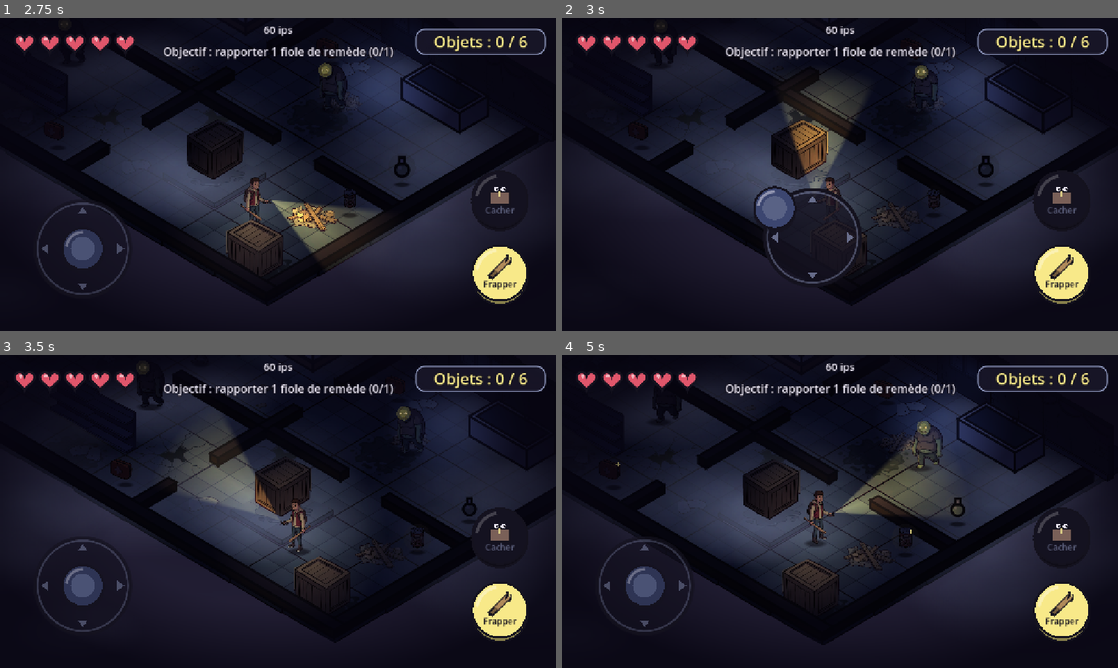
Above: before the commit, frames 1-4 (two rows, left to right).
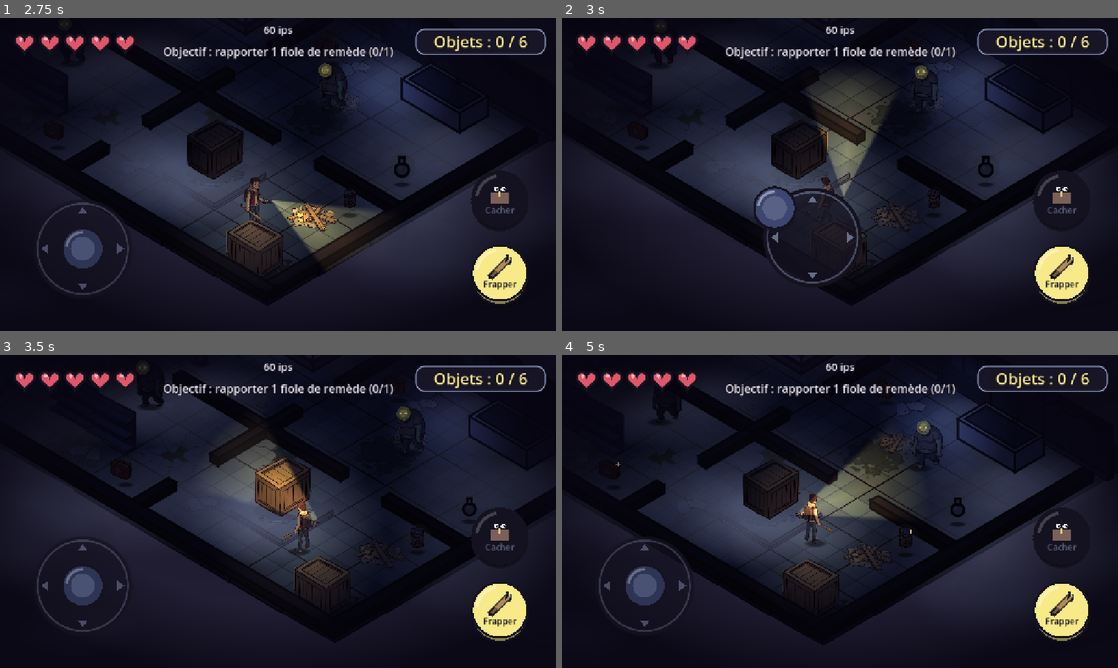
Above: after the commit, the same moments.

Repository: Krocky/zombie-escape
Game: Godot game, scene res://scenes/lieux/maison.tscn
The game is run twice, just before and just after one commit, with the same random seed, the same clock (stepped at 60 frames per second) and the same inputs. This scene is started directly instead of the project's main scene.
Inputs (mouse positions are in pixels of both pictures, inside the frame that each line leads up to):
- Up to frame 1 (2.75 s): move the mouse to (400, 158) at 0.52 s; click (400, 158) at 0.67 s; drag from (166, 190) to (250, 237) at 1.27 s; move the mouse to (333, 105) at 2.02 s; click (333, 105) at 2.17 s
- Up to frame 2 (3 s): drag from (812, 237) to (673, 127) at 2.77 s
- Up to frame 3 (3.5 s): no input
- Up to frame 4 (5 s): move the mouse to (1006, 558) at 3.52 s; click (1006, 558) at 3.67 s; drag from (673, 464) to (756, 433) at 4.27 s

Frame 1 is identical in both runs. In frame 2, 2.8% of the frame differs, in the area x 39-60%, y 20-60%; in frame 3, 3.6%; in frame 4, 3.8%, in the area x 42-72%, y 24-61%.

Commit message:
Héros : poses de dos V3 quand il regarde vers le haut, lampe dans la main gauche
Images.v3_animation prend <perso>_back_iddle / _back_walk_a / _back_walk_b
(retournées pour la gauche) quand le regard monte à l'écran ; le coup garde
la pose de profil. v3_lampe cherche la torche à gauche sur ces poses.
Test test_o, imports Godot des images V3, CLAUDE.md.

Co-Authored-By: Claude Opus 5.5 <noreply@anthropic.com>
Claude-Session: https://claude.ai/code/session_016qzeDZgYzweqB8pZS9Bzif

Diff:
--- a/scripts/heros.gd
+++ b/scripts/heros.gd
@@ -1,7 +1,7 @@
 extends CharacterBody2D
 ## Le héros : capuche, sac à dos, batte, lampe torche.
 ## Origine = aux pieds (coordonnées monde). Affichage isométrique dans le calque Vue : images V3 du héros
-## choisi (Partie.perso() : immobile, marche, coup de batte ; retournées pour la gauche), sinon sprites V2
+## choisi (Partie.perso() : immobile, marche, coup de batte, de dos vers le haut ; retournées pour la gauche), sinon sprites V2
 ## (4 directions en diagonale, 3 poses de marche), dessin en code si une image manque.
 
 ## La batte frappe : le niveau décide quels zombies sont touchés.
@@ -191,9 +191,9 @@
 	var main := Vector2(regard.x * 30.0, -60.0)
 	var anim := _anim_v3()
 	if anim["nom"] != "":
-		# Images V3 : la lampe est le pixel le plus à droite à hauteur de main
+		# Images V3 : la lampe est le pixel le plus à droite à hauteur de main (le plus à gauche de dos)
 		var v3: String = anim["nom"]
-		main = Images.v3_point(v3, Images.v3_lampe(v3), anim["decalage"], ECHELLE, regard.x < 0.0)
+		main = Images.v3_point(v3, Images.v3_lampe(v3, anim["dos"]), anim["decalage"], ECHELLE, regard.x < 0.0)
 	elif Images.existe(nom):
 		# La lampe est le point le plus à droite de l'image (ancre droite)
 		var a := Images.ancres(nom)
@@ -205,9 +205,10 @@
 	_vue.queue_redraw()
 
 
-## Pose V3 du héros choisi (nom "" s'il n'a pas d'images V3).
+## Pose V3 du héros choisi (nom "" s'il n'a pas d'images V3) ; de dos s'il regarde vers le haut de l'écran.
 func _anim_v3() -> Dictionary:
-	return Images.v3_animation(_perso, _temps, _temps > 0.0, _pose_attaque > 0.0)
+	var dos := Iso.direction_ecran(_regard).y < -0.1
+	return Images.v3_animation(_perso, _temps, _temps > 0.0, _pose_attaque > 0.0, Images.CADENCE_V3, dos)
 
 
 ## Nom de l'image V2 à afficher selon la direction (face ou dos) et la marche.
--- a/scripts/images.gd
+++ b/scripts/images.gd
@@ -158,17 +158,20 @@
 	return Vector2(a[0], a[1])
 
 
-## Lampe torche : le pixel visible le plus à droite, à hauteur de main (entre 35 et 65 % de la hauteur).
-func v3_lampe(nom: String) -> Vector2:
-	if not _v3_lampes.has(nom):
+## Lampe torche : le pixel visible le plus à droite (le plus à gauche si « gauche », poses de dos),
+## à hauteur de main (entre 35 et 65 % de la hauteur).
+func v3_lampe(nom: String, gauche := false) -> Vector2:
+	var cle := nom + (":gauche" if gauche else "")
+	if not _v3_lampes.has(cle):
 		var image := v3_texture(nom).get_image()
 		var t := v3_taille(nom)
-		var lampe := Vector2(t.x, t.y * 0.5)
+		var lampe := Vector2(0.0 if gauche else t.x, t.y * 0.5)
 		if image:
 			if image.is_compressed():
 				image.decompress()
 			var trouve := false
-			for x in range(int(t.x) - 1, -1, -1):
+			var colonnes: Array = range(int(t.x)) if gauche else range(int(t.x) - 1, -1, -1)
+			for x in colonnes:
 				for y in range(int(t.y * 0.35), int(t.y * 0.65)):
 					if image.get_pixel(x, y).a > 0.5:
 						lampe = Vector2(x, y)
@@ -176,8 +179,8 @@
 						break
 				if trouve:
 					break
-		_v3_lampes[nom] = lampe
-	return _v3_lampes[nom]
+		_v3_lampes[cle] = lampe
+	return _v3_lampes[cle]
 
 
 ## Yeux jaunes (zombie) : rectangle des pixels jaunes vifs dans le tiers haut de l'image.
@@ -241,11 +244,18 @@
 const INCLINAISON_V3 := 0.07    # inclinaison du rebond (radians, ~4°)
 
 
-## {"nom": pose à dessiner ("" si le personnage n'a pas d'image V3), "decalage": Vector2, "angle": float}
-func v3_animation(perso: String, temps: float, marche: bool, attaque := false, cadence := CADENCE_V3) -> Dictionary:
-	var anim := {"nom": v3_pose(perso, "idle"), "decalage": Vector2.ZERO, "angle": 0.0}
+## « dos » : il regarde vers le haut de l'écran ; poses <perso>_back_* (immobile, walk_a / walk_b) si elles
+## existent toutes, sinon les poses habituelles. Le coup garde la pose de profil.
+## {"nom": pose à dessiner ("" si le personnage n'a pas d'image V3), "decalage": Vector2, "angle": float,
+##  "dos": bool (pose de dos : lampe dans la main gauche de l'image)}
+func v3_animation(perso: String, temps: float, marche: bool, attaque := false, cadence := CADENCE_V3, dos := false) -> Dictionary:
+	var anim := {"nom": v3_pose(perso, "idle"), "decalage": Vector2.ZERO, "angle": 0.0, "dos": false}
 	if attaque and v3_pose(perso, "attack") != "":
 		anim["nom"] = v3_pose(perso, "attack")
+		return anim
+	if dos and v3_pose(perso + "_back", "idle") != "" and v3_marche(perso + "_back").size() == 2:
+		anim["dos"] = true
+		anim["nom"] = v3_marche(perso + "_back")[int(temps * cadence) % 2] if marche else v3_pose(perso + "_back", "idle")
 		return anim
 	if not marche or anim["nom"] == "":
 		return anim
--- /dev/null
+++ b/tests/test_o.gd
@@ -0,0 +1,100 @@
+extends SceneTree
+## Poses de dos (images V3) : héros et héroïne qui montent (haut, haut-gauche, haut-droite), descendent,
+## s'arrêtent face au haut ; lampe dans la main gauche de l'image ; coup de batte de profil même vers le haut ;
+## sans pose de dos complète : poses habituelles.
+var g := 0
+var skins := ["heros", "heroine"]
+var i := 0
+var h
+var images
+var poses := {}
+var ancienne = null    # scène à remplacer
+
+
+func _initialize():
+	images = root.get_node("Images")
+	_charger()
+
+
+func _charger():
+	var partie = root.get_node("Partie")
+	partie.skin = skins[i]
+	partie.choisir_lieu("supermarche")
+	ancienne = current_scene
+	change_scene_to_file("res://scenes/lieux/supermarche.tscn")
+	g = 0
+
+
+func _snap(n): root.get_texture().get_image().save_png(OS.get_environment("CAPTURES") + "/capture_o_%s_%s.png" % [skins[i], n])
+
+
+func _marcher(ecran: Vector2):
+	poses = {}
+	h.definir_direction(root.get_node("Iso").direction_monde(ecran))
+
+
+func _noter():
+	var a = h._anim_v3()
+	poses[a["nom"]] = poses.get(a["nom"], 0) + 1
+
+
+func _lampe():
+	var a = h._anim_v3()
+	var nom: String = a["nom"]
+	var l = images.v3_lampe(nom, a["dos"])
+	var t = images.v3_taille(nom)
+	return "%s lampe image %s (%d %% largeur, %d %% hauteur), a l'ecran %s" % [nom, l, int(100 * l.x / t.x), int(100 * l.y / t.y), h._lampe.position.round()]
+
+
+func _physics_process(_d):
+	# Le chargement peut prendre plusieurs pas (rattrapage) : attendre la nouvelle scène
+	if current_scene == null or current_scene == ancienne:
+		return
+	g += 1
+	var s: String = skins[i]
+	if g == 5:
+		h = current_scene.get_node("Monde/Heros")
+		for zz in get_nodes_in_group("zombies"):
+			zz.position = Vector2(2300, 1550); zz._depart = zz.position; zz.patrouille = Vector2.ZERO
+		print("== ", s, " perso: ", h._perso)
+		_marcher(Vector2.UP)
+	if g > 5 and g < 60: _noter()
+	if g == 50: _snap("monte")
+	if g == 60:
+		print("monte (haut): ", poses, " (attendu ", s, "_back_walk_a et _b) ", _lampe())
+		_marcher(Vector2(-1, -1).normalized())
+	if g > 60 and g < 110: _noter()
+	if g == 100:
+		print("monte (haut-gauche): ", poses, " retourne: ", h._lampe.position.x > 0, " ", _lampe())
+		_snap("monte_gauche")
+		_marcher(Vector2(1, -1).normalized())
+	if g == 140:
+		print("monte (haut-droite): ", h._anim_v3()["nom"], " ", _lampe())
+		h.definir_direction(Vector2.ZERO)
+	if g == 175:
+		print("arret face au haut: ", h._anim_v3()["nom"], " (attendu ", s, "_back_iddle) ", _lampe(),
+			" faisceau vers le haut: ", Vector2.from_angle(h._lampe.rotation).y < -0.5)
+		_snap("arret_haut")
+		h.attaquer()
+	if g == 179:
+		print("coup vers le haut: ", h._anim_v3()["nom"], " (attendu ", s, "_attack)")
+	if g == 200: _marcher(Vector2.DOWN)
+	if g > 200 and g < 250: _noter()
+	if g == 245: _snap("descend")
+	if g == 250:
+		print("descend: ", poses, " (attendu ", s, "_walk_a et _b, pas de back) ", _lampe())
+		# Une pose de dos manque : comportement habituel
+		var m = images._manifest_v3()
+		var sauve = m[s + "_back_walk_b"]
+		m.erase(s + "_back_walk_b")
+		h._regard = root.get_node("Iso").direction_monde(Vector2.UP)
+		print("sans ", s, "_back_walk_b: arret ", images.v3_animation(s, 0.0, false, false, 6.0, true)["nom"],
+			", marche ", images.v3_animation(s, 0.1, true, false, 6.0, true)["nom"], " (attendu poses habituelles)")
+		m[s + "_back_walk_b"] = sauve
+		h.definir_direction(Vector2.ZERO)
+	if g == 260:
+		i += 1
+		if i < skins.size():
+			_charger()
+		else:
+			quit()
Not shown, added: images/v3/base_barricade.png.import
Not shown, added: images/v3/base_campfire.png.import
Not shown, added: images/v3/base_floodlight.png.import
Not shown, added: images/v3/base_garden.png.import
Not shown, added: images/v3/base_shelter_1.png.import
Not shown, added: images/v3/base_shelter_2.png.import
Not shown, added: images/v3/base_tent.png.import
Not shown, added: images/v3/base_workshop.png.import
Not shown, added: images/v3/bg_base.png.import
Not shown, added: images/v3/bg_defeat_heroine.png.import
Not shown, added: images/v3/bg_defeat_heros.png.import
Not shown, added: images/v3/bg_map.png.import
(and 43 more such lines)
